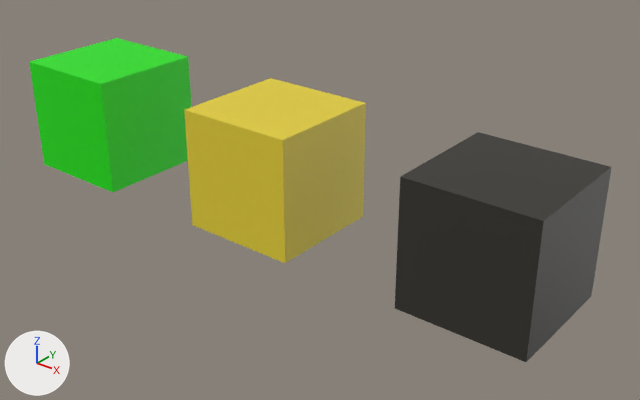
One commit to the Blender file core/assets/blender/terrain.blend: the scene before it, then after it.
One viewpoint serves both versions: a camera (50 mm lens) standing at (6.35, -4.89, 2.86) and looking at (2.34, 0.12, -0.25). Lighting does not change. The marker at lower left points along +X, +Y and +Z.

Names of what the first picture shows: 'grass', 'rock', 'sand'.
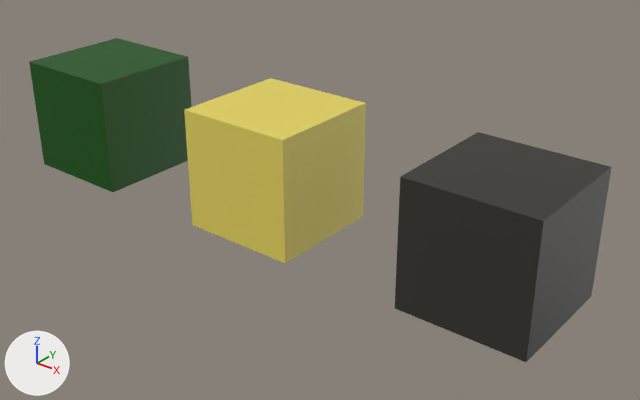
Location of each change, [x1, y1, x2, y2] in pixels of the pictures (640 x 400 px):
'sand', recoloured
    both: [184, 78, 366, 263]
'grass', recoloured
    both: [29, 38, 192, 192]

Patch to the scene script:
```diff
--- a/core/assets/blender/terrain.blend.py
+++ b/core/assets/blender/terrain.blend.py
@@ mat_grass @@
 mat_grass = principled_material('Grass')
-mat_grass.base_color = (0.00843, 0.8, 0.0)  # green #17e700
+mat_grass.base_color = (0.00248, 0.0871, 0.0)  # dark green #085300
@@ mat_sand @@
 mat_sand = principled_material('Sand')
-mat_sand.base_color = (0.8, 0.641, 0.0356)  # yellow #e7d135
+mat_sand.base_color = (0.8, 0.671, 0.114)  # yellow #e7d65f
```
